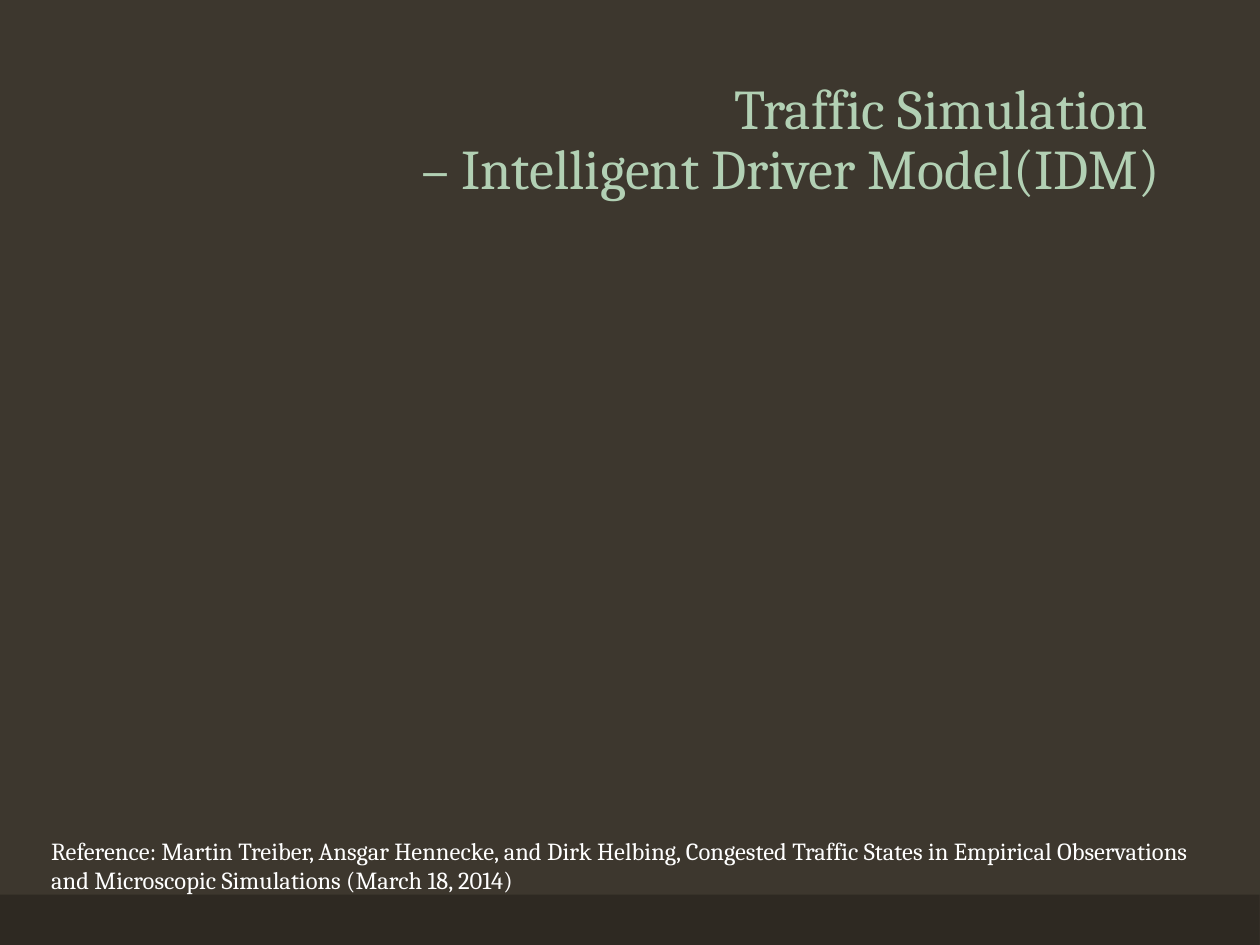
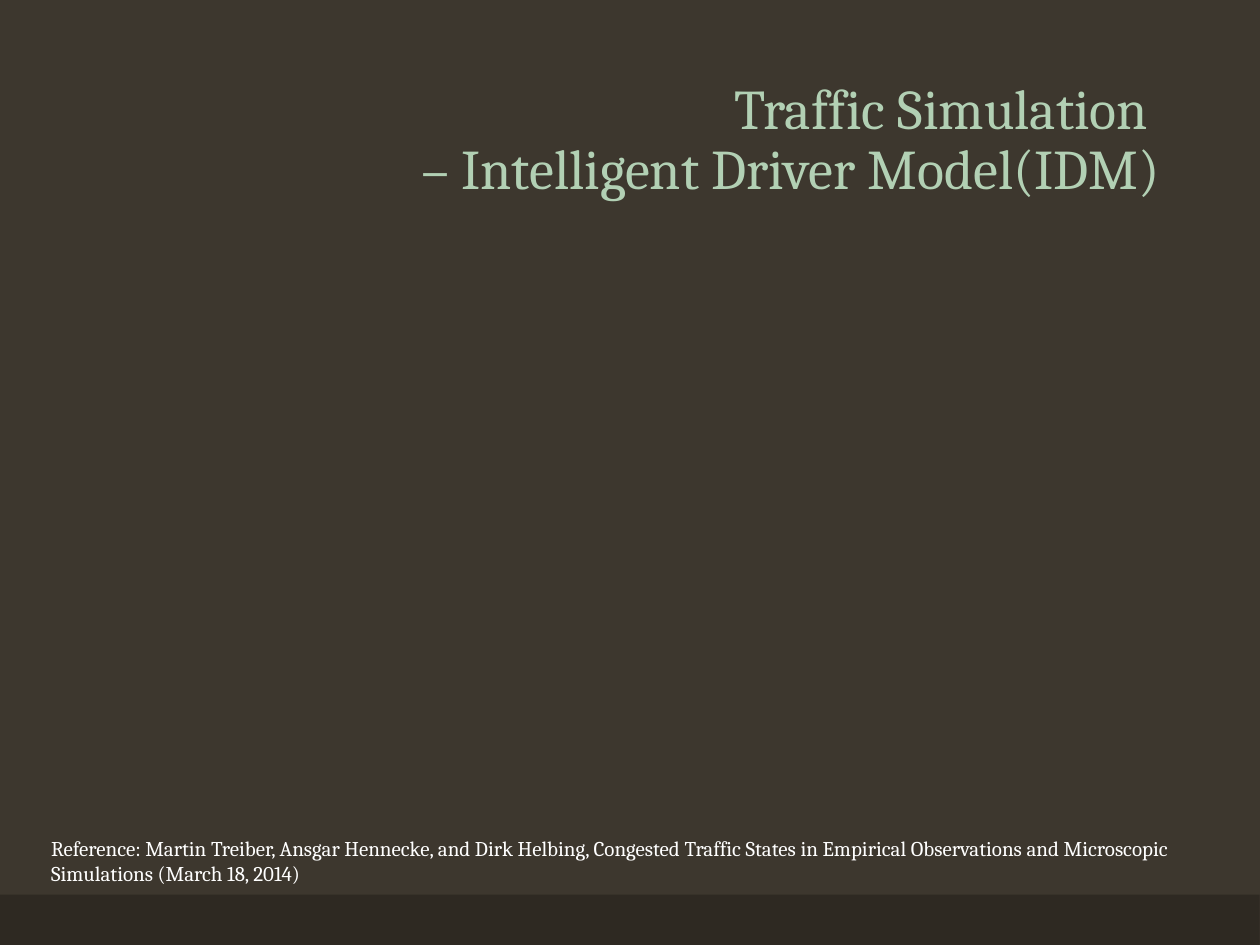
Before and after one commit to CharlieFaceButt/Traffic-Simulation, a slide deck: slide 9 of Presentation.pptx. Drawn at 1260x945 pixels with LibreOffice and Linux fonts; fonts in the diff are those of the drawing; grey boxes stand for pictures. Boxes give left, top, right and bottom in pixels: in the first picture for what was removed or moved away, otherwise in the second. Text is boxed around its words. In the diff, an @@ line names an element or a change of style, - is before the commit and + after.

```diff
--- a/Presentation.pptx
+++ b/Presentation.pptx
@@ text "Reference: Martin Treiber, Ansgar Hennecke, ..." at [51,841,1168,884]: size 14 to 12 pt @@
```
Also in this commit, not shown: 6 other slides changed, 3 slides added, 3 other files.
